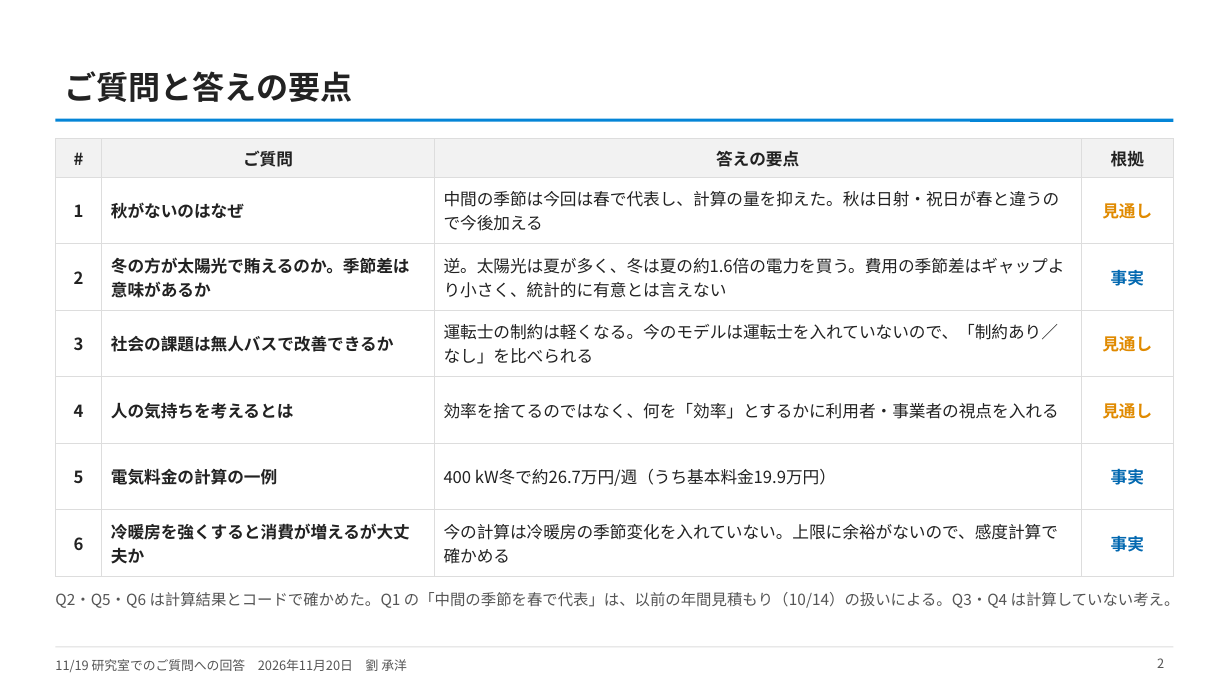
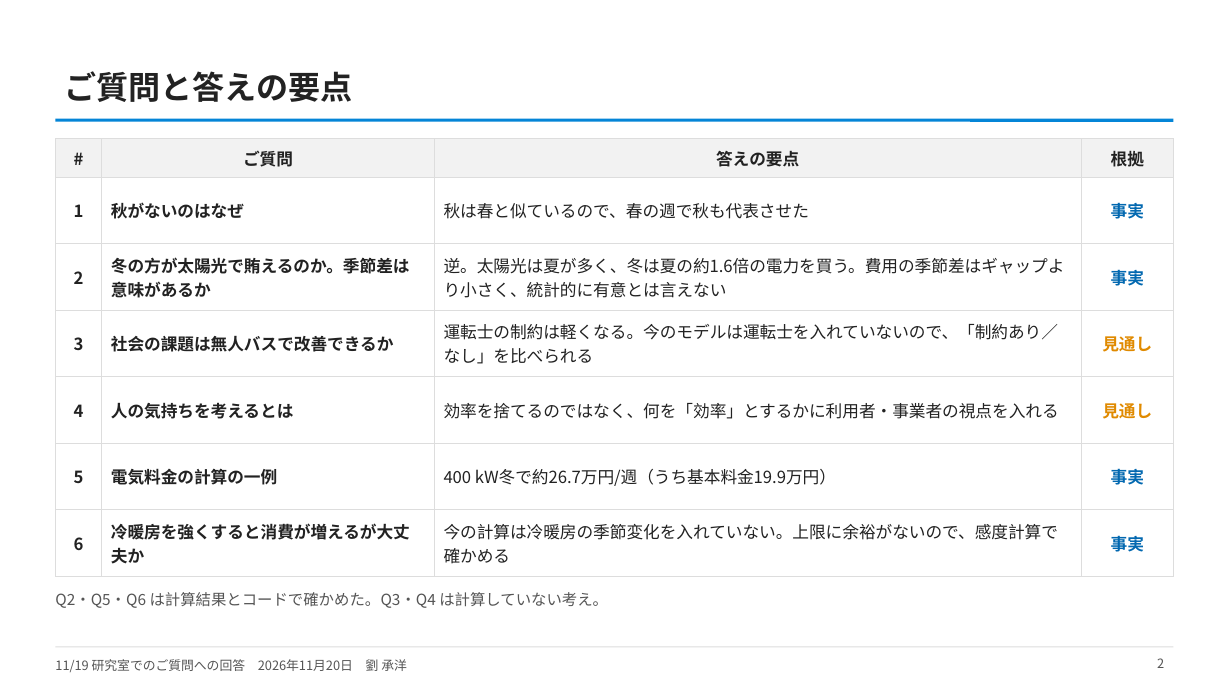
Before and after one commit to CYLIU2003/master-course, a slide deck: slide 2 of outcome/2026-11-20_lab_questions/研究室からのご質問への回答_20261120.pptx. Drawn at 1232x693 pixels with LibreOffice and Linux fonts; fonts in the diff are those of the drawing. Boxes give left, top, right and bottom in pixels: in the first picture for what was removed or moved away, otherwise in the second. Text is boxed around its words. In the diff, an @@ line names an element or a change of style, - is before the commit and + after.

```diff
--- a/outcome/2026-11-20_lab_questions/研究室からのご質問への回答_20261120.pptx
+++ b/outcome/2026-11-20_lab_questions/研究室からのご質問への回答_20261120.pptx
@@ table at bbox=[55, 139, 1174, 568] @@
-row 2, column 3: 中間の季節は今回は春で代表し、計算の量を抑えた。秋は日射・祝日が春と違うので今後加える
+row 2, column 3: 秋は春と似ているので、春の週で秋も代表させた
-row 2, column 4: 見通し
+row 2, column 4: 事実
@@ text at bbox=[55, 592, 608, 608]: text changed @@
-Q2・Q5・Q6 は計算結果とコードで確かめた。Q1 の「中間の季節を春で代表」は、以前の年間見積もり（10/14）の扱いによる。Q3・Q4 は計算していない考え。
+Q2・Q5・Q6 は計算結果とコードで確かめた。Q3・Q4 は計算していない考え。
```
Also in this commit, not shown: 2 other slides changed, 7 other files.
